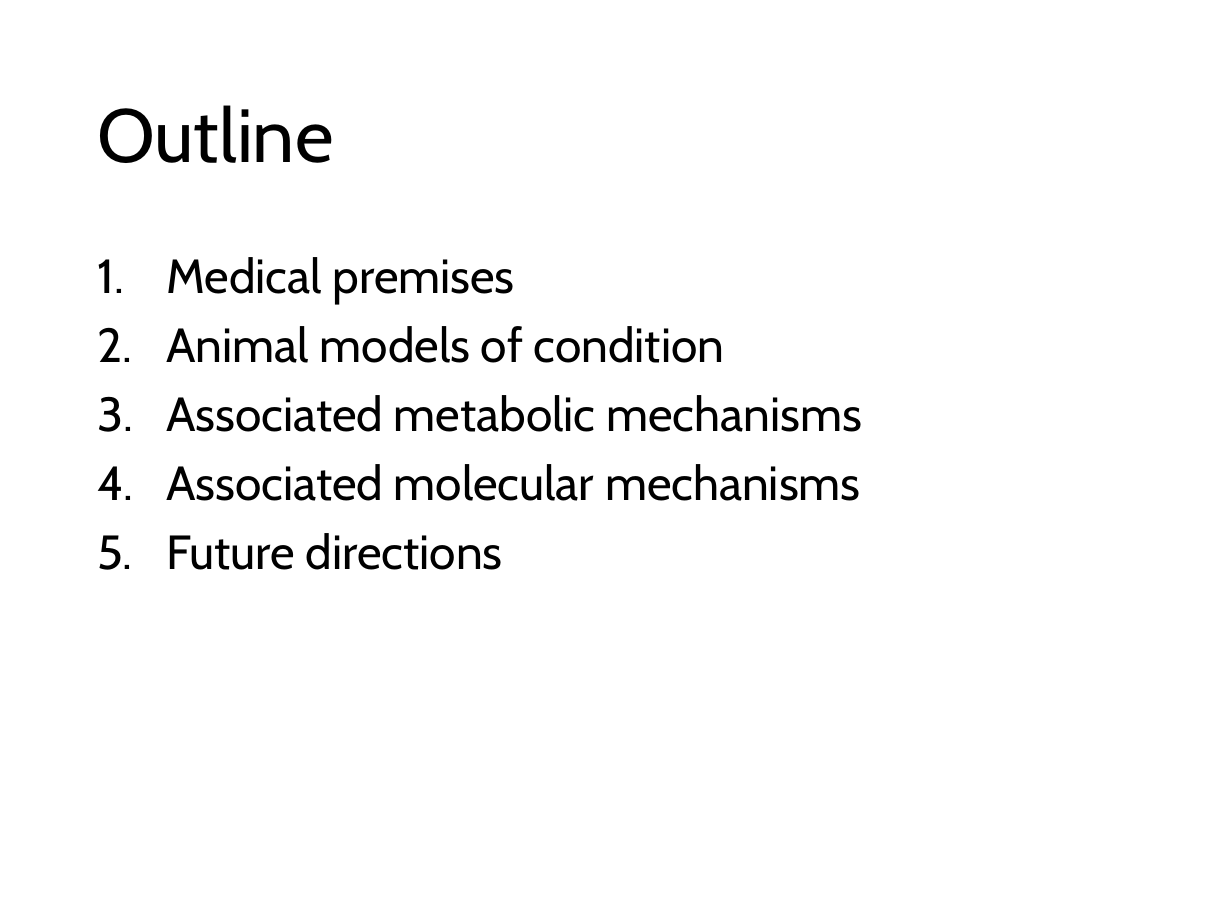
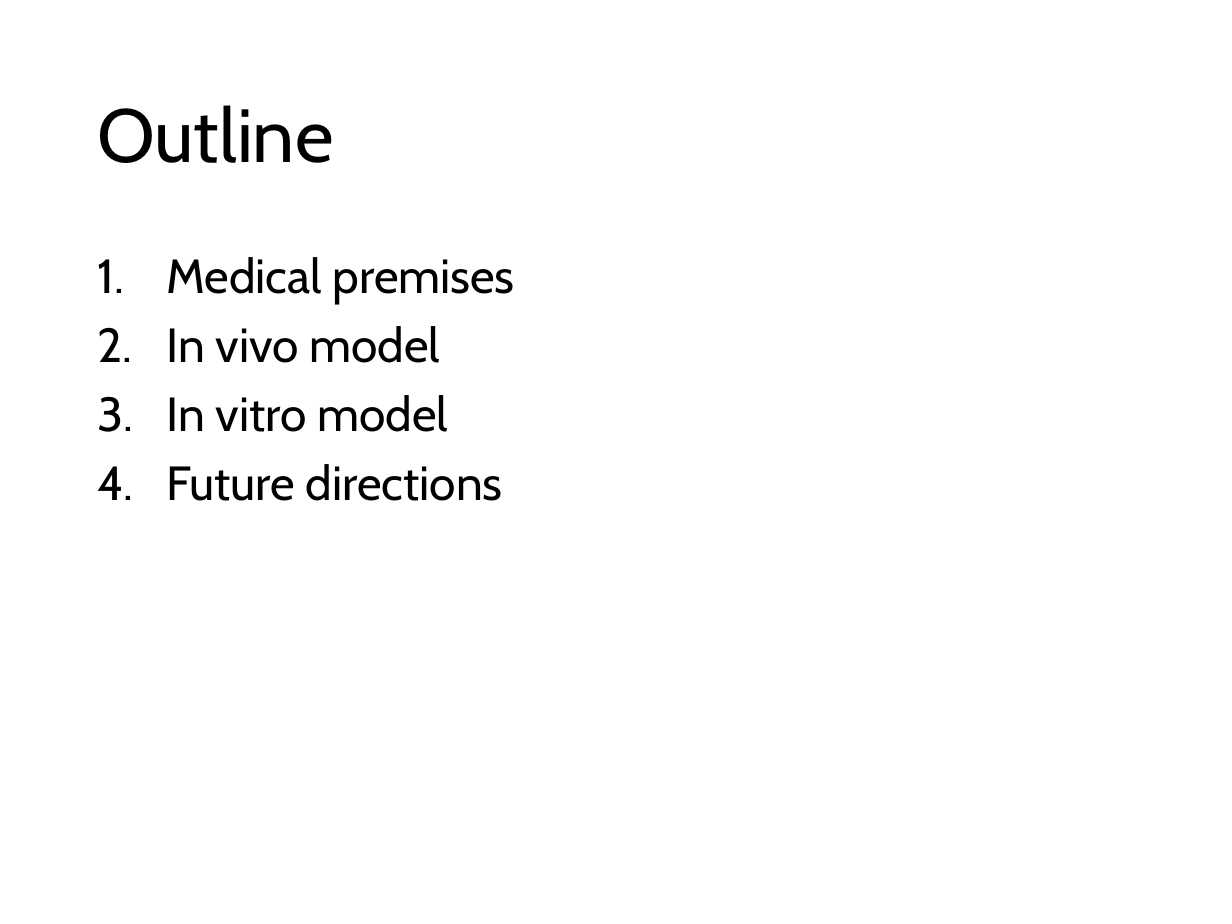
Before and after one commit to nvalexander/dissertation, a slide deck: slide 2 of defense.pptx. Drawn at 1232x924 pixels with LibreOffice and Linux fonts; fonts in the diff are those of the drawing. Boxes give left, top, right and bottom in pixels: in the first picture for what was removed or moved away, otherwise in the second. Text is boxed around its words. In the diff, an @@ line names an element or a change of style, - is before the commit and + after.

```diff
--- a/defense.pptx
+++ b/defense.pptx
@@ text at box(166, 326, 448, 432): text changed @@
-2. Animal models of condition
-3. Associated metabolic mechanisms
-4. Associated molecular mechanisms
+2. In vivo model
+3. In vitro model
```
Also in this commit, not shown: 2 other slides changed, 2 slides added, 1 other file.
